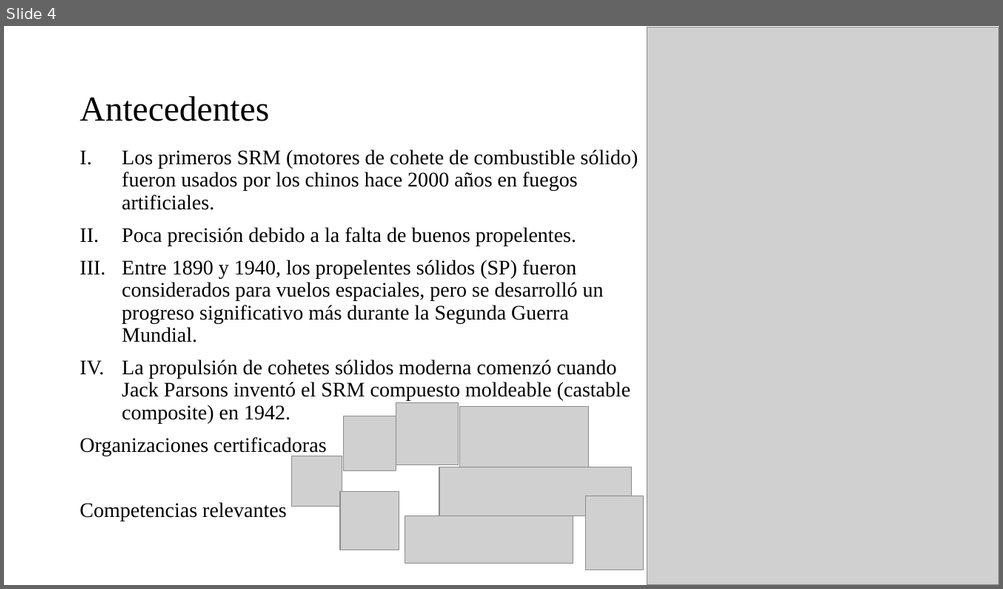
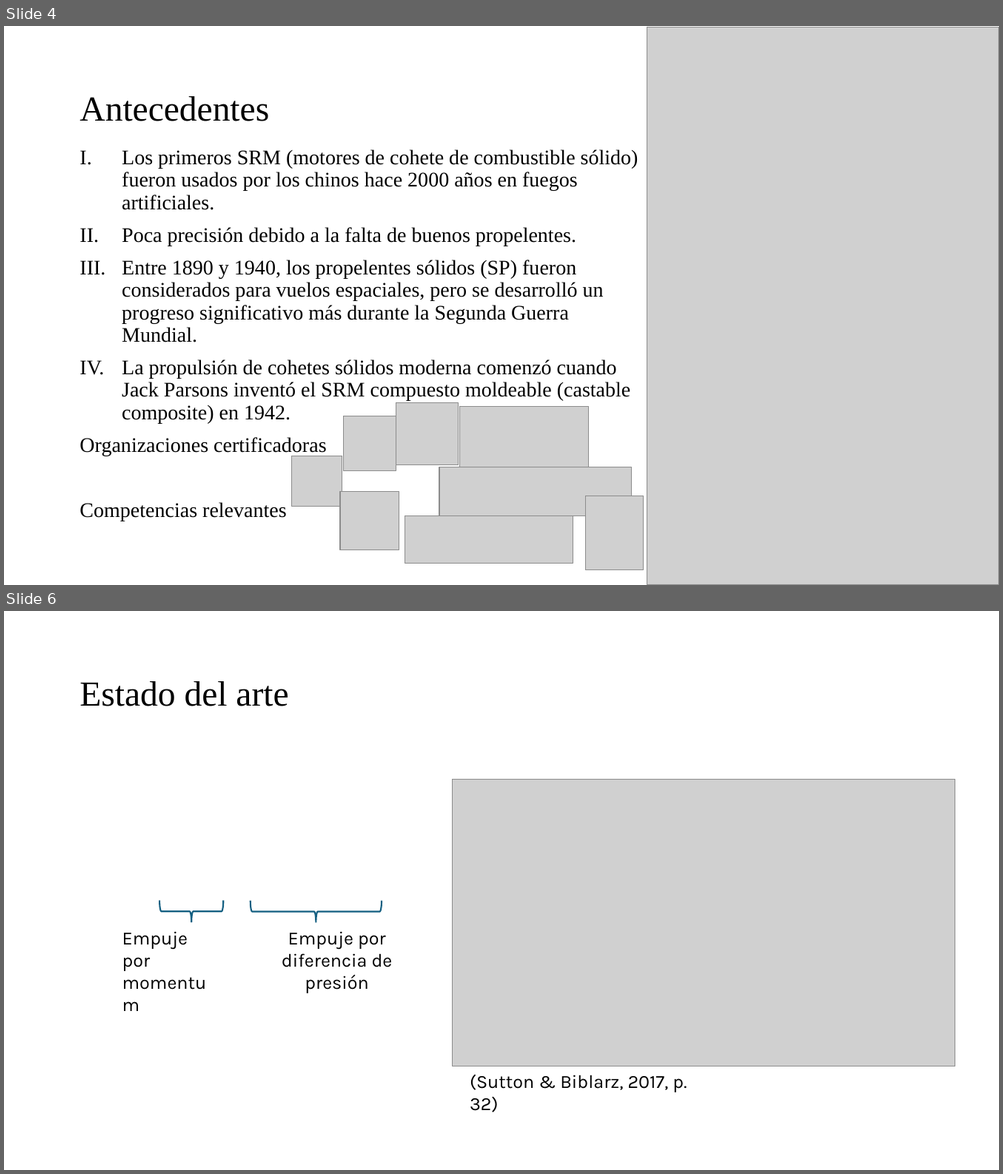
Before and after one commit to Archimedean2345/The-thermal-repository, a slide deck: PFlammam - Lucia V1 rev3/PFlammam - Lucia V1 - technical presentation.pptx. Shown one above the other, each under a label of ours: slide 4 before the commit, slides 4 and 6 after it; the slides between them are not shown. The pictures are 1003x589 and 1003x1174 pixels, drawn with LibreOffice and Linux fonts; fonts in the diff are those of the drawing; grey boxes stand for pictures. Boxes give left, top, right and bottom in pixels: in the first picture for what was removed or moved away, otherwise in the second. Text is boxed around its words. In the diff, an @@ line names an element or a change of style, - is before the commit and + after.

```diff
--- a/PFlammam - Lucia V1 rev3/PFlammam - Lucia V1 - technical presentation.pptx
+++ b/PFlammam - Lucia V1 rev3/PFlammam - Lucia V1 - technical presentation.pptx
@@ slide 6 added at [4,611,999,1170], background #FFFFFF @@
@@ title added at [79,681,288,706], 34 pt, text #000000 @@
+Estado del arte
@@ picture added at [452,779,956,1066] @@
@@ left brace added at [159,901,224,923], outline #156082 1.5 pt @@
@@ left brace added at [250,901,381,923], outline #156082 1.5 pt @@
@@ text added at [122,931,188,971], 18 pt, text #000000 @@
+Empuje por momentum
@@ text added at [282,931,392,994], 18 pt, text #000000 @@
+Empuje por diferencia de presión
@@ text added at [469,1075,686,1113], 18 pt, text #000000 @@
+(Sutton & Biblarz, 2017, p. 32)
```
Also in this commit, not shown: 4 slides changed, 22 other slides added, 4 other files.
